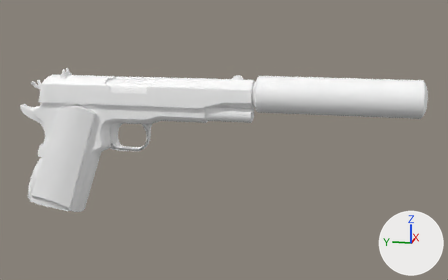
What one commit did to the FBX model Content/Objects/Colt/colt_gun1.fbx.
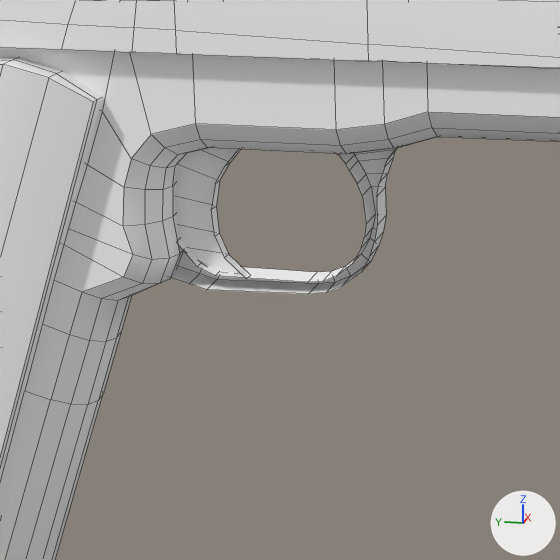
There are two pictures of each version: one whole from a camera (50 mm lens) standing at (-0.683, -0.276, 0.276) and looking at (0.005, -0.139, 0.104), one close up on the part from 17% to 41% of the width and 34% to 72% of the height. Every picture has the same lights, and +X, +Y and +Z are marked at lower right. The close-ups show mesh edges as thin lines. Where no turn or scale is listed for an object, it has been applied to the vertices.

Names of what the first close-up shows: 'colt_frame', 'colt_gripR', 'colt_slide1', 'colt_trigger', 'colt_triggerGuard'.
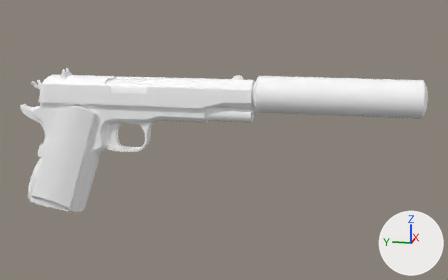
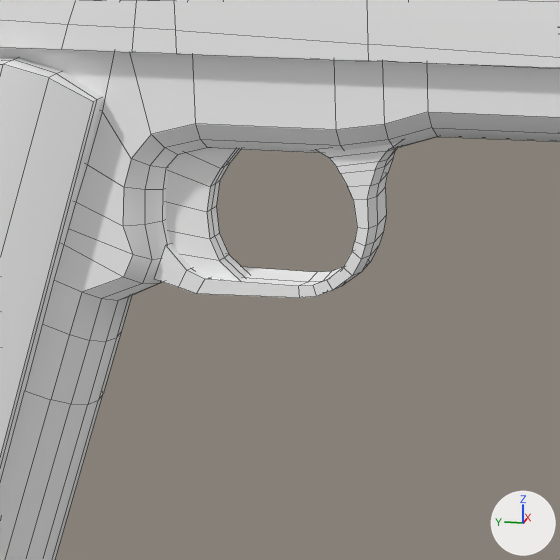
Pixel boxes [x1, y1, x2, y2] of what changed, in the close-ups (560 x 560 px):
'colt_triggerGuard1', added: after [154, 142, 400, 298]
'colt_triggerGuard', deleted: before [171, 148, 398, 294]
'colt_trigger1', added: after [166, 148, 248, 280]
'colt_trigger', deleted: before [176, 148, 248, 278]

The edits, one by one:
Mesh me_mesh_013_1 is new.
It has 35 vertices, 24 faces and spans x -0.0031..0.0031, y -0.0211..0.009, z 0.0889..0.1338.
It uses material mat_lambert1 (white #ffffff).
Mesh me_mesh_014_1 is new.
It has 96 vertices, 94 faces and spans x -0.0065..0.0065, y -0.0587..0.0024, z 0.0857..0.125.
It uses material mat_lambert1 (white #ffffff).
Object 'colt_triggerGuard' (ob_colt_triggerguard) is deleted.
Object 'colt_trigger' (ob_colt_trigger) is deleted.
Object 'colt_trigger1' (ob_colt_trigger1) is new; it shows me_mesh_013_1.
Its location is (0.0, 0.0, 0.0).
Object 'colt_triggerGuard1' (ob_colt_triggerguard1) is new; it shows me_mesh_014_1.
Its location is (0.0, 0.0, 0.0).
